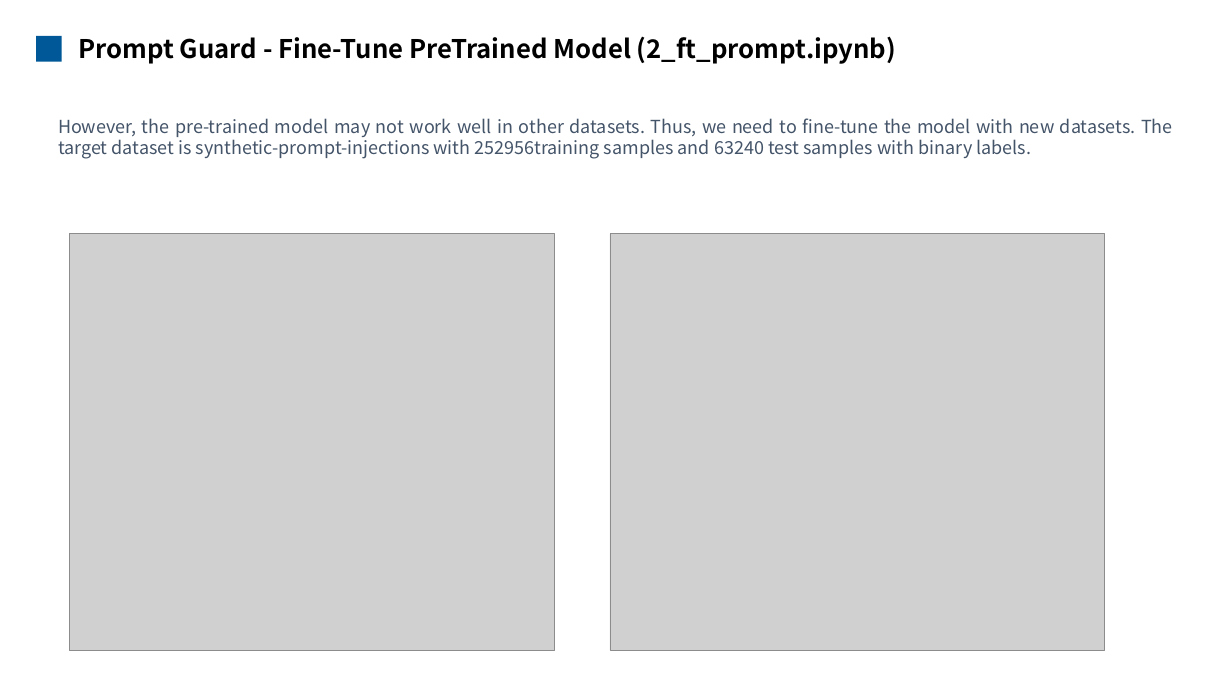
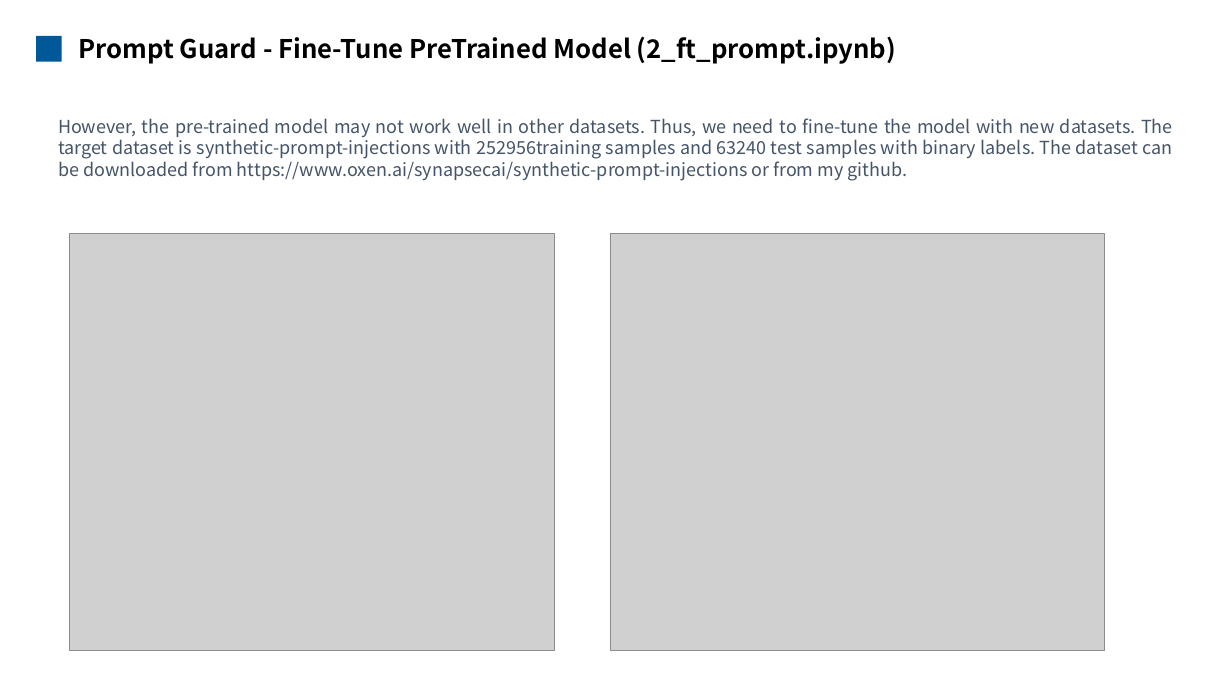
Before and after one commit to mengqinxue/Guardrails, a slide deck: slide 7 of docs/Guardrails Presentation.pptx. Drawn at 1232x693 pixels with LibreOffice and Linux fonts; fonts in the diff are those of the drawing; grey boxes stand for pictures. Boxes give left, top, right and bottom in pixels: in the first picture for what was removed or moved away, otherwise in the second. Text is boxed around its words. In the diff, an @@ line names an element or a change of style, - is before the commit and + after.

```diff
--- a/docs/Guardrails Presentation.pptx
+++ b/docs/Guardrails Presentation.pptx
@@ text at bbox=[58, 118, 1173, 181]: text changed @@
-However, the pre-trained model may not work well in other datasets. Thus, we need to fine-tune the model with new datasets. The target dataset is synthetic-prompt-injections with 252956training samples and 63240 test samples with binary labels.
+However, the pre-trained model may not work well in other datasets. Thus, we need to fine-tune the model with new datasets. The target dataset is synthetic-prompt-injections with 252956training samples and 63240 test samples with binary labels. The dataset can be downloaded from https://www.oxen.ai/synapsecai/synthetic-prompt-injections or from my github.
```
Also in this commit, not shown: 2 other files.
